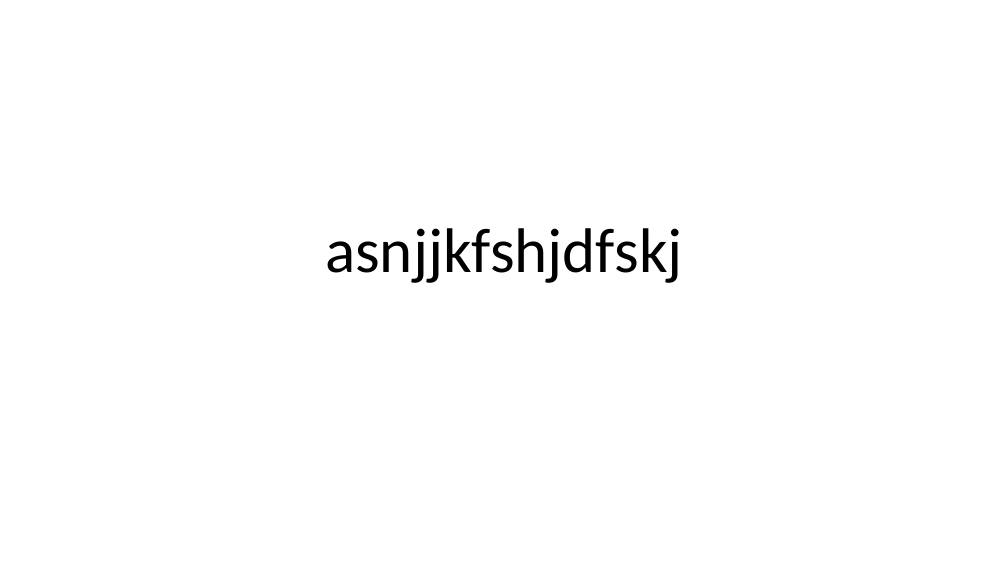
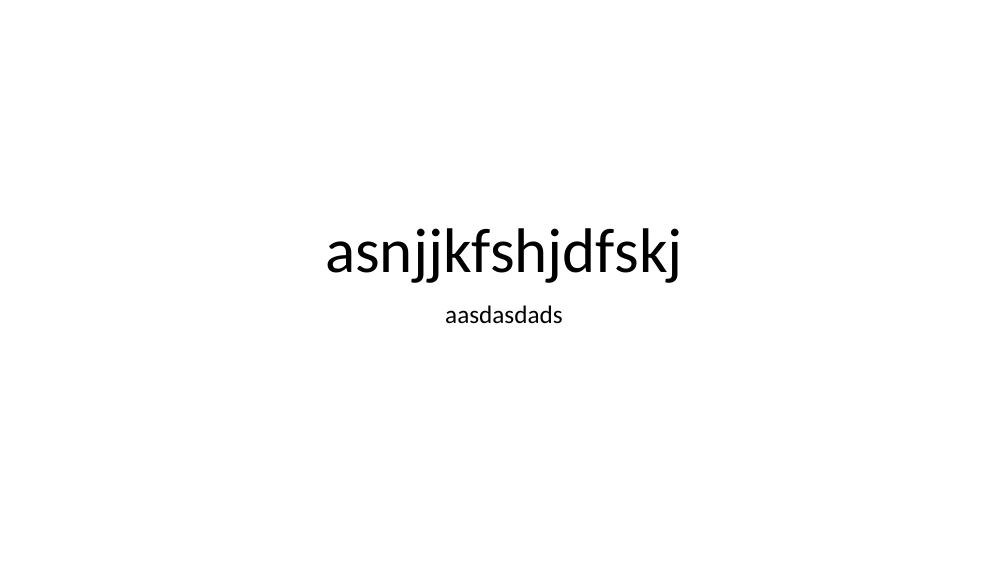
Before and after one commit to likithaam/cucumber, a slide deck: slide 1 of nkjhfhu.pptx. Drawn at 1008x567 pixels with LibreOffice and Linux fonts; fonts in the diff are those of the drawing. Boxes give left, top, right and bottom in pixels: in the first picture for what was removed or moved away, otherwise in the second. Text is boxed around its words. In the diff, an @@ line names an element or a change of style, - is before the commit and + after.

```diff
--- a/nkjhfhu.pptx
+++ b/nkjhfhu.pptx
@@ subtitle added at (445,305,563,324), 24 pt, text #000000 @@
+aasdasdads
```
Also in this commit, not shown: 3 other files.
